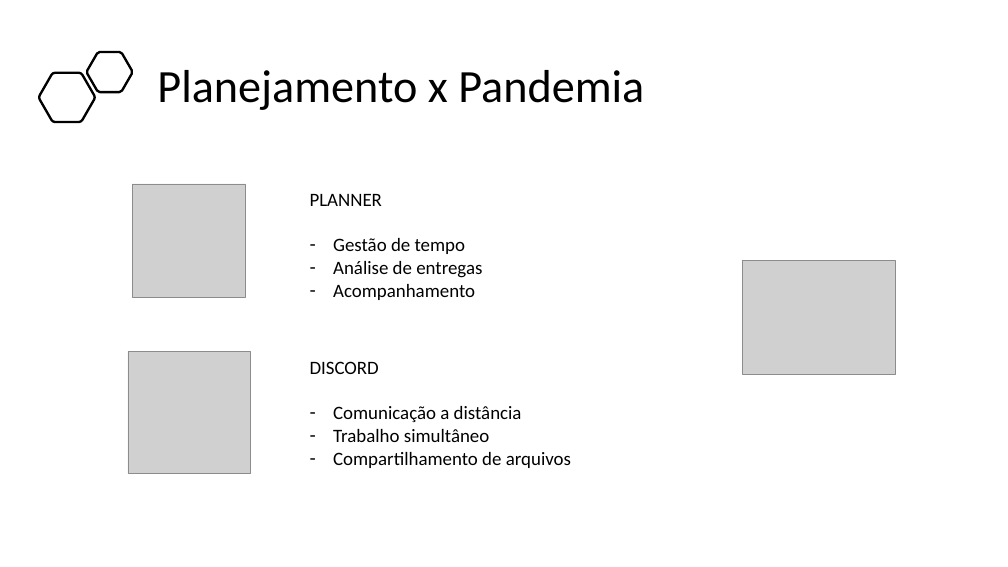
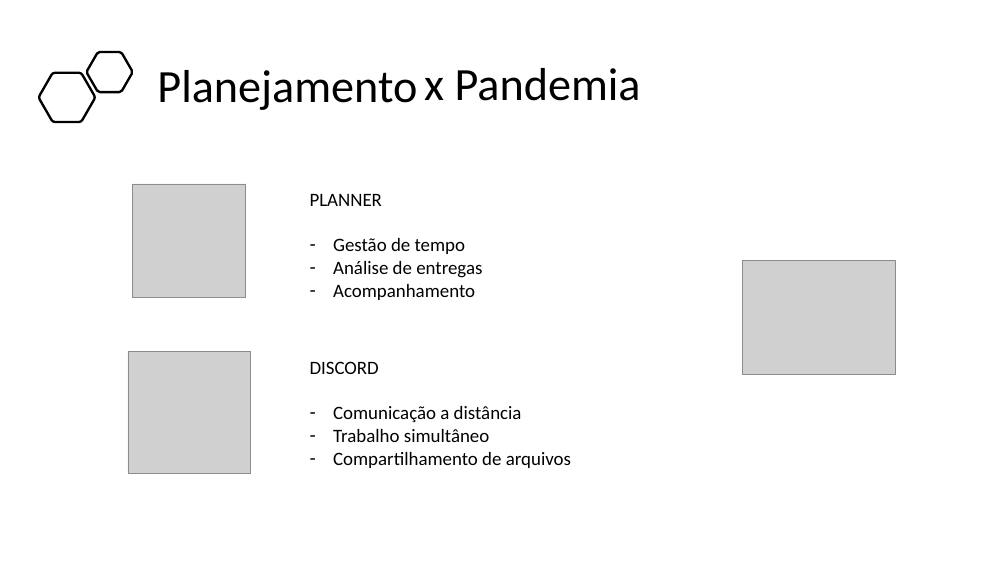
Before and after one commit to BandTec/project-hunter, a slide deck: slide 13 of Documentação/Apresentação - Sprint 3.pptx. Drawn at 1008x567 pixels with LibreOffice and Linux fonts; fonts in the diff are those of the drawing; grey boxes stand for pictures. Boxes give left, top, right and bottom in pixels: in the first picture for what was removed or moved away, otherwise in the second. Text is boxed around its words. In the diff, an @@ line names an element or a change of style, - is before the commit and + after.

```diff
--- a/Documentação/Apresentação - Sprint 3.pptx
+++ b/Documentação/Apresentação - Sprint 3.pptx
@@ title at (157,70,417,110): text changed @@
-Planejamento x Pandemia
+Planejamento
@@ text added at (424,68,641,101), 44 pt, text #000000 @@
+x Pandemia
```
Also in this commit, not shown: 1 other slide changed, 7 other files.
